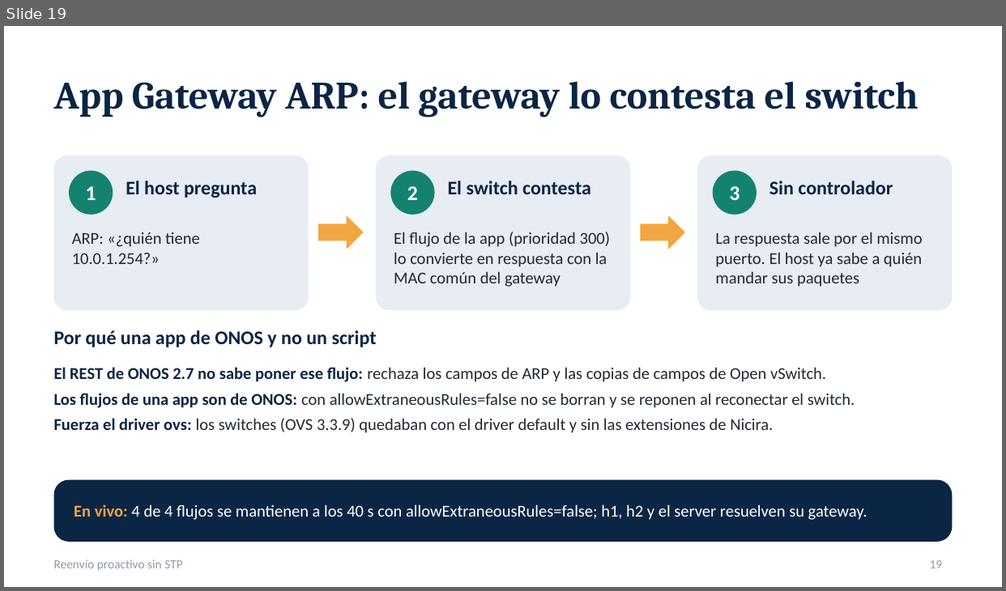
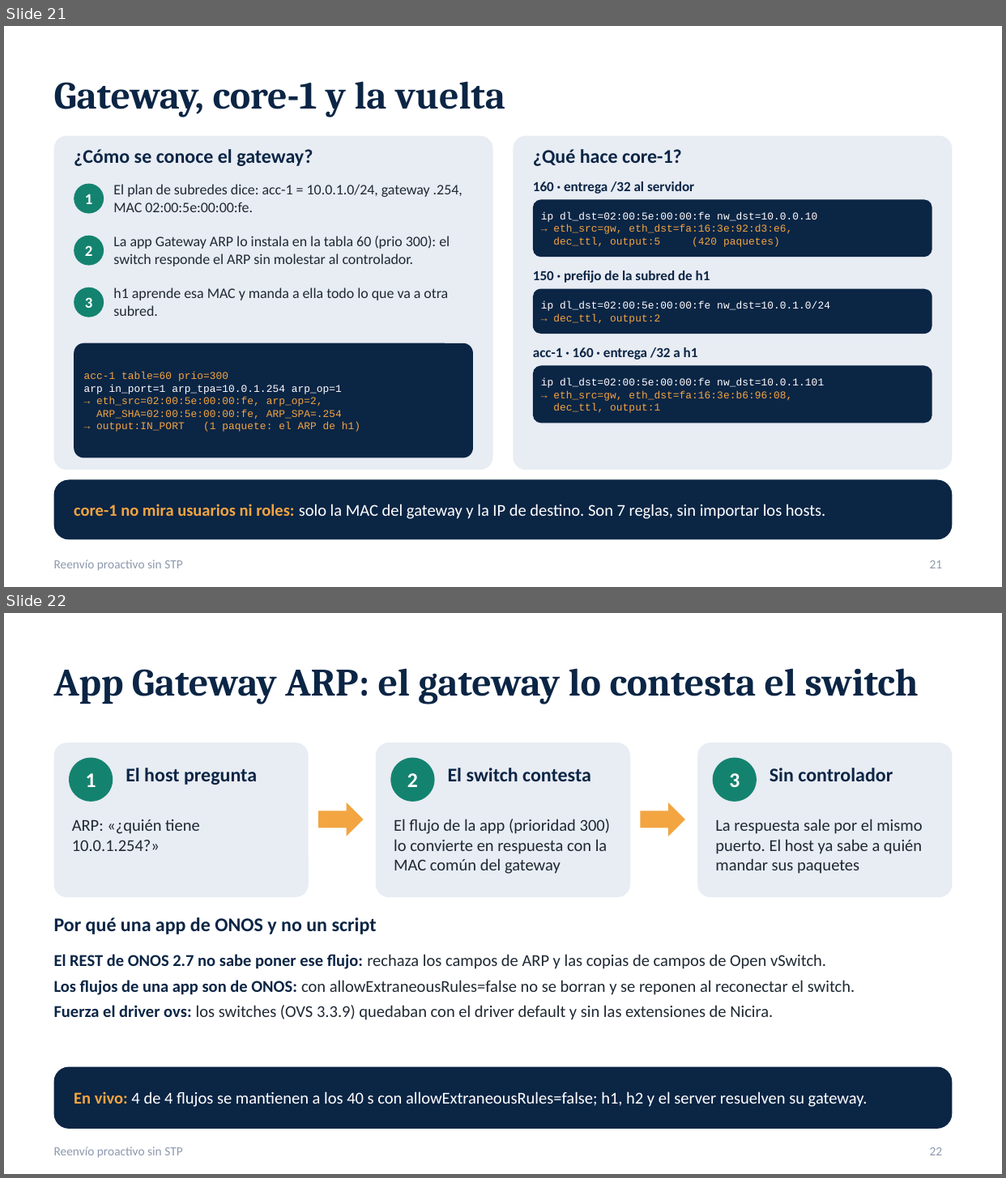
Before and after one commit to SergioAnderson123/proyecto-sdn, a slide deck: docs/Reenvio_proactivo_sin_STP.pptx. Shown one above the other, each under a label of ours: slide 19 before the commit, slides 21 and 22 after it. The pictures are 1006x591 and 1006x1178 pixels, drawn with LibreOffice and Linux fonts; fonts in the diff are those of the drawing. Boxes give left, top, right and bottom in pixels: in the first picture for what was removed or moved away, otherwise in the second. Text is boxed around its words. In the diff, an @@ line names an element or a change of style, - is before the commit and + after.

Commit message:
presentacion: recorrido de un paquete con las reglas reales de sw-acc-1 y sw-core-1 (3 diapositivas: pasos, reglas de acc-1, gateway y core-1)

```diff
--- a/docs/Reenvio_proactivo_sin_STP.pptx
+++ b/docs/Reenvio_proactivo_sin_STP.pptx
@@ slide 21 added at [4, 26, 1002, 587], background #FFFFFF; not listed: 1 template element that a slide beside it also shows @@
@@ title added at [54, 81, 505, 118], 28 pt, text #0B2545, bold @@
+Gateway, core-1 y la vuelta
@@ rounded rectangle added at [54, 136, 493, 470], fill #E8ECF3 @@
@@ rounded rectangle added at [513, 136, 952, 470], fill #E8ECF3 @@
@@ text added at [74, 149, 313, 166], 14 pt, text #0B2545, bold @@
+¿Cómo se conoce el gateway?
@@ text added at [533, 149, 682, 166], 14 pt, text #0B2545, bold @@
+¿Qué hace core-1?
@@ ellipse added at [74, 184, 104, 214], fill #13836F, 11 pt, text #FFFFFF, bold @@
+1
@@ text added at [113, 184, 462, 212], 10.5 pt, text #1F2933 @@
+El plan de subredes dice: acc-1 = 10.0.1.0/24, gateway .254, MAC 02:00:5e:00:00:fe.
@@ text added at [533, 182, 694, 194], 10 pt, text #0B2545, bold @@
+160 · entrega /32 al servidor
@@ rounded rectangle added at [533, 199, 932, 257], fill #0B2545 @@
@@ text added at [541, 212, 817, 247], 7.5 pt, text #F2A541 @@
+ip dl_dst=02:00:5e:00:00:fe nw_dst=10.0.0.10
+→ eth_src=gw, eth_dst=fa:16:3e:92:d3:e6,
+dec_ttl, output:5 (420 paquetes)
@@ ellipse added at [74, 236, 104, 266], fill #13836F, 11 pt, text #FFFFFF, bold @@
+2
@@ text added at [113, 236, 450, 267], 10.5 pt, text #1F2933 @@
+La app Gateway ARP lo instala en la tabla 60 (prio 300): el switch responde el ARP sin molestar al controlador.
@@ ellipse added at [74, 288, 104, 318], fill #13836F, 11 pt, text #FFFFFF, bold @@
+3
@@ text added at [113, 288, 448, 316], 10.5 pt, text #1F2933 @@
+h1 aprende esa MAC y manda a ella todo lo que va a otra subred.
@@ text added at [533, 271, 710, 283], 10 pt, text #0B2545, bold @@
+150 · prefijo de la subred de h1
@@ rounded rectangle added at [533, 288, 932, 333], fill #0B2545 @@
@@ text added at [541, 301, 830, 324], 7.5 pt, text #FFFFFF @@
+ip dl_dst=02:00:5e:00:00:fe nw_dst=10.0.1.0/24
+→ dec_ttl, output:2
@@ rounded rectangle added at [74, 344, 473, 458], fill #0B2545 @@
@@ text added at [533, 348, 698, 360], 10 pt, text #0B2545, bold @@
+acc-1 · 160 · entrega /32 a h1
@@ rounded rectangle added at [533, 365, 932, 422], fill #0B2545 @@
@@ text added at [84, 372, 360, 432], 7.5 pt, text #F2A541 @@
+acc-1 table=60 prio=300
+arp in_port=1 arp_tpa=10.0.1.254 arp_op=1
+→ eth_src=02:00:5e:00:00:fe, arp_op=2,
+ARP_SHA=02:00:5e:00:00:fe, ARP_SPA=.254
+→ output:IN_PORT (1 paquete: el ARP de h1)
@@ text added at [541, 378, 824, 413], 7.5 pt, text #F2A541 @@
+ip dl_dst=02:00:5e:00:00:fe nw_dst=10.0.1.101
+→ eth_src=gw, eth_dst=fa:16:3e:b6:96:08,
+dec_ttl, output:1
@@ rounded rectangle added at [54, 480, 952, 540], fill #0B2545 @@
@@ text added at [74, 504, 825, 519], 12 pt, text #FFFFFF @@
+core-1 no mira usuarios ni roles: solo la MAC del gateway y la IP de destino. Son 7 reglas, sin importar los hosts.
@@ page number added at [930, 561, 943, 569], 9 pt, text #8D99AE @@
+21
@@ what was slide 19 is now slide 22 @@
@@ page number at [930, 1148, 943, 1156]: text changed @@
-19
+22
```
Also in this commit, not shown: 2 other slides added.
